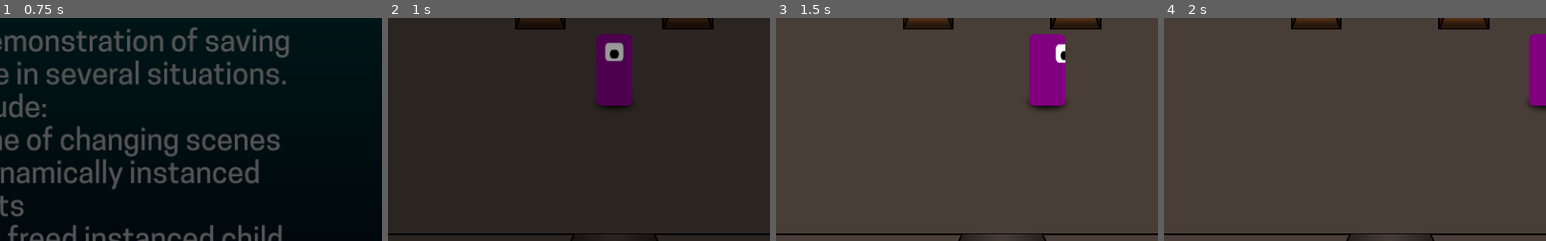
Above: before the commit, frames 1-4 (left to right).
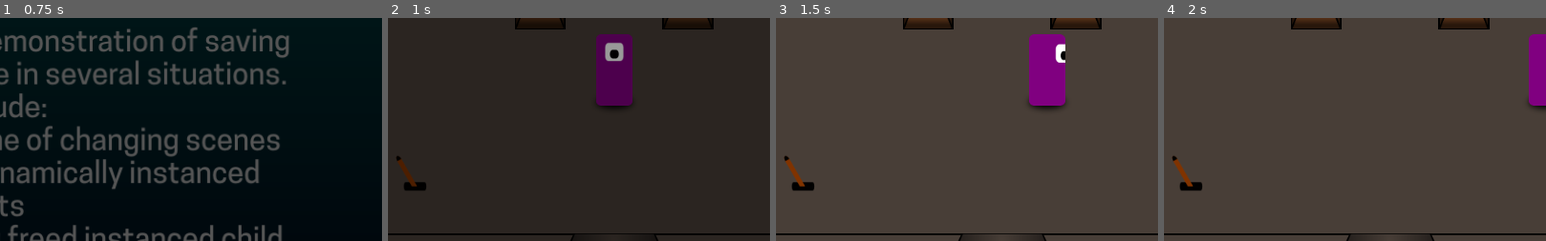
Above: after the commit, the same moments.

Repository: jhlothamer/save_and_load_demo
Game: Godot game, scene res://scenes/ui/title.tscn
The game is run twice, just before and just after one commit, with the same random seed, the same clock (stepped at 60 frames per second) and the same inputs. The engine's default icon, where the game draws it, is replaced by a stand-in: a white triangle on a blue panel in a dark square.
Inputs (mouse positions are % of the whole screen's width and height, from its top left):
- Up to frame 1 (0.75 s): click "New Game" at 0.5 s
- Up to frame 2 (1 s): no input
- Up to frame 3 (1.5 s): tap Enter (interact) at 1.25, 1.35 s; move the mouse to (72, 45) at 1.27 s; hold D (ui_right) from 1.28 s (still down); click (72, 45) at 1.42 s
- Up to frame 4 (2 s): keep holding D (ui_right)
The pictures show only the part of the screen within x 20-70%, y 30-80%; the shares and areas given below are measured in that part.

Frame 1 is identical in both runs. In frame 2, 0.4% of the frame differs, in the area x 2-10%, y 61-78%; in frame 3, 0.4%; in frame 4, 0.4%.

Commit message:
fix script file path in interaction scenes (but it was working anyway??? ¯\_(ツ)_/¯) add example floor switch that uses a custom resource to demo saving game state for a resource (and make GameStateHelper node handle this case) Note: uses property path for property name e.g. CustRes:PropName

Diff:
--- a/project/scenes/components/interaction/interactable_area_2d.tscn
+++ b/project/scenes/components/interaction/interactable_area_2d.tscn
@@ -1,8 +1,6 @@
-[gd_scene load_steps=2 format=2]
+[gd_scene load_steps=2 format=3 uid="uid://ssskgu44idw5"]
 
-[ext_resource path="res://addons/godot_tool_box/core/2d/interaction/interactable_area_2d.gd" type="Script" id=1]
+[ext_resource type="Script" path="res://scenes/components/interaction/interactable_area_2d.gd" id="1_ausnu"]
 
-[node name="interactableArea" type="Area2D" groups=[
-"interactable",
-]]
-script = ExtResource( 1 )
+[node name="interactableArea" type="Area2D" groups=["interactable"]]
+script = ExtResource("1_ausnu")
--- a/project/scenes/components/interaction/interaction_area_2d.tscn
+++ b/project/scenes/components/interaction/interaction_area_2d.tscn
@@ -1,6 +1,6 @@
-[gd_scene load_steps=2 format=2]
+[gd_scene load_steps=2 format=3 uid="uid://bar4i5qds1lc0"]
 
-[ext_resource path="res://addons/godot_tool_box/core/2d/interaction/interaction_area_2d.gd" type="Script" id=1]
+[ext_resource type="Script" path="res://scenes/components/interaction/interaction_area_2d.gd" id="1_rypl1"]
 
 [node name="interactionArea" type="Area2D"]
-script = ExtResource( 1 )
+script = ExtResource("1_rypl1")
--- /dev/null
+++ b/project/scenes/environment/floor_switch_resource.gd
@@ -0,0 +1,4 @@
+class_name FloorSwitchResource
+extends Resource
+
+@export var triggered := false
--- /dev/null
+++ b/project/scenes/environment/floor_switch_resource_test.gd
@@ -0,0 +1,24 @@
+extends AnimatedSprite2D
+
+
+@export var floor_switch_resource: FloorSwitchResource
+
+@onready var _interaction_indicator: Node2D = $InteractionIndicator
+
+func _on_game_state_helper_loading_data(data):
+	if floor_switch_resource.triggered:
+		play("switched")
+	else:
+		play("default")
+
+
+func _on_interactable_area_interaction_indicator_state_changed(interactable, indicator_visible):
+	if floor_switch_resource.triggered:
+		return
+	_interaction_indicator.visible = indicator_visible
+
+
+func _on_interactable_area_interaction_started(interactable, interactor):
+	floor_switch_resource.triggered = true
+	play("switched")
+	_interaction_indicator.visible = false
--- /dev/null
+++ b/project/scenes/environment/floor_switch_resource_test.tres
@@ -0,0 +1,7 @@
+[gd_resource type="Resource" script_class="FloorSwitchResource" load_steps=2 format=3 uid="uid://r53qe8wlfx8"]
+
+[ext_resource type="Script" path="res://scenes/environment/floor_switch_resource.gd" id="1_rr0vg"]
+
+[resource]
+script = ExtResource("1_rr0vg")
+triggered = false
--- /dev/null
+++ b/project/scenes/environment/floor_switch_resource_test.tscn
@@ -0,0 +1,86 @@
+[gd_scene load_steps=13 format=3 uid="uid://cercpt6g4ukh8"]
+
+[ext_resource type="Texture2D" uid="uid://ck1qchgil1p2w" path="res://assets/images/environment/switch_left.png" id="1_0mim2"]
+[ext_resource type="Texture2D" uid="uid://5vinev1klkiy" path="res://assets/images/environment/switch_right.png" id="2_u01sc"]
+[ext_resource type="Script" path="res://scenes/environment/floor_switch_resource_test.gd" id="3_uheic"]
+[ext_resource type="Resource" uid="uid://r53qe8wlfx8" path="res://scenes/environment/floor_switch_resource_test.tres" id="4_jy5kh"]
+[ext_resource type="Script" path="res://utils/game_state/game_state_helper.gd" id="4_qh8y2"]
+[ext_resource type="Texture2D" uid="uid://bob1f380h3f0f" path="res://assets/images/environment/switch_left_interaction_indicator.png" id="6_7a7cc"]
+[ext_resource type="Texture2D" uid="uid://w80r8dsvlnw0" path="res://assets/images/environment/switch_right_interaction_indicator.png" id="7_jbb0n"]
+[ext_resource type="PackedScene" uid="uid://ssskgu44idw5" path="res://scenes/components/interaction/interactable_area_2d.tscn" id="8_m7kro"]
+
+[sub_resource type="SpriteFrames" id="SpriteFrames_m0quj"]
+animations = [{
+"frames": [{
+"duration": 1.0,
+"texture": ExtResource("1_0mim2")
+}],
+"loop": true,
+"name": &"default",
+"speed": 5.0
+}, {
+"frames": [{
+"duration": 1.0,
+"texture": ExtResource("2_u01sc")
+}],
+"loop": true,
+"name": &"switched",
+"speed": 5.0
+}]
+
+[sub_resource type="SpriteFrames" id="SpriteFrames_h27ka"]
+animations = [{
+"frames": [{
+"duration": 1.0,
+"texture": ExtResource("6_7a7cc")
+}],
+"loop": true,
+"name": &"default",
+"speed": 5.0
+}, {
+"frames": [{
+"duration": 1.0,
+"texture": ExtResource("7_jbb0n")
+}],
+"loop": true,
+"name": &"switched",
+"speed": 5.0
+}]
+
+[sub_resource type="RectangleShape2D" id="RectangleShape2D_qq8cd"]
+size = Vector2(30, 10)
+
+[sub_resource type="RectangleShape2D" id="RectangleShape2D_uhvow"]
+size = Vector2(60, 60)
+
+[node name="FloorSwitchResourceTest" type="AnimatedSprite2D"]
+sprite_frames = SubResource("SpriteFrames_m0quj")
+offset = Vector2(0, -14)
+script = ExtResource("3_uheic")
+floor_switch_resource = ExtResource("4_jy5kh")
+
+[node name="GameStateHelper" type="Node" parent="."]
+script = ExtResource("4_qh8y2")
+save_properties = Array[String](["floor_switch_resource:triggered"])
+
+[node name="InteractionIndicator" type="AnimatedSprite2D" parent="."]
+visible = false
+show_behind_parent = true
+position = Vector2(0, -1)
+sprite_frames = SubResource("SpriteFrames_h27ka")
+offset = Vector2(0, -14)
+
+[node name="StaticBody2D" type="StaticBody2D" parent="."]
+position = Vector2(1.50169, 2.00226)
+
+[node name="CollisionShape2D" type="CollisionShape2D" parent="StaticBody2D"]
+shape = SubResource("RectangleShape2D_qq8cd")
+
+[node name="interactableArea" parent="." instance=ExtResource("8_m7kro")]
+
+[node name="CollisionShape2D" type="CollisionShape2D" parent="interactableArea"]
+shape = SubResource("RectangleShape2D_uhvow")
+
+[connection signal="loading_data" from="GameStateHelper" to="." method="_on_game_state_helper_loading_data"]
+[connection signal="InteractionIndicatorStateChanged" from="interactableArea" to="." method="_on_interactable_area_interaction_indicator_state_changed"]
+[connection signal="InteractionStarted" from="interactableArea" to="." method="_on_interactable_area_interaction_started"]
--- a/project/scenes/rooms/room_main.tscn
+++ b/project/scenes/rooms/room_main.tscn
@@ -1,9 +1,10 @@
-[gd_scene load_steps=5 format=3 uid="uid://4uqwdoj1fivu"]
+[gd_scene load_steps=6 format=3 uid="uid://4uqwdoj1fivu"]
 
 [ext_resource type="PackedScene" uid="uid://coukma0hbqk0v" path="res://scenes/environment/ball_pedistal.tscn" id="1"]
 [ext_resource type="PackedScene" uid="uid://oph56k0gk8qm" path="res://scenes/rooms/room.tscn" id="2"]
 [ext_resource type="Script" path="res://scenes/rooms/room_main.gd" id="3"]
 [ext_resource type="PackedScene" uid="uid://dj5qovg3gpsq6" path="res://scenes/environment/checkpoint.tscn" id="4"]
+[ext_resource type="PackedScene" uid="uid://cercpt6g4ukh8" path="res://scenes/environment/floor_switch_resource_test.tscn" id="5_1gsey"]
 
 [node name="RoomMain" instance=ExtResource("2")]
 script = ExtResource("3")
@@ -43,6 +44,9 @@
 position = Vector2(610.619, 160.98)
 trigger_id = "east_trigger"
 
+[node name="FloorSwitchResourceTest" parent="Node2D" index="4" instance=ExtResource("5_1gsey")]
+position = Vector2(243, 407)
+
 [editable path="NorthRoomExit"]
 [editable path="SouthRoomExit"]
 [editable path="EastRoomExit"]
--- a/project/utils/game_state/game_state_helper.gd
+++ b/project/utils/game_state/game_state_helper.gd
@@ -98,7 +98,7 @@
 
 	# add property values to node data
 	for prop_name in save_properties:
-		node_data[prop_name] = parent.get(prop_name)
+		node_data[prop_name] = parent.get_indexed(prop_name)
 
 	# emit signal - allows parent to have it's own save code/logic
 	emit_signal("saving_data", node_data)
@@ -131,7 +131,7 @@
 	# set parent property values
 	for prop_name in save_properties:
 		if node_data.has(prop_name):
-			parent.set(prop_name, node_data[prop_name])
+			parent.set_indexed(prop_name, node_data[prop_name])
 
 	# emit signal - allows parent o have it's own load code/logic
 	emit_signal("loading_data", node_data)
